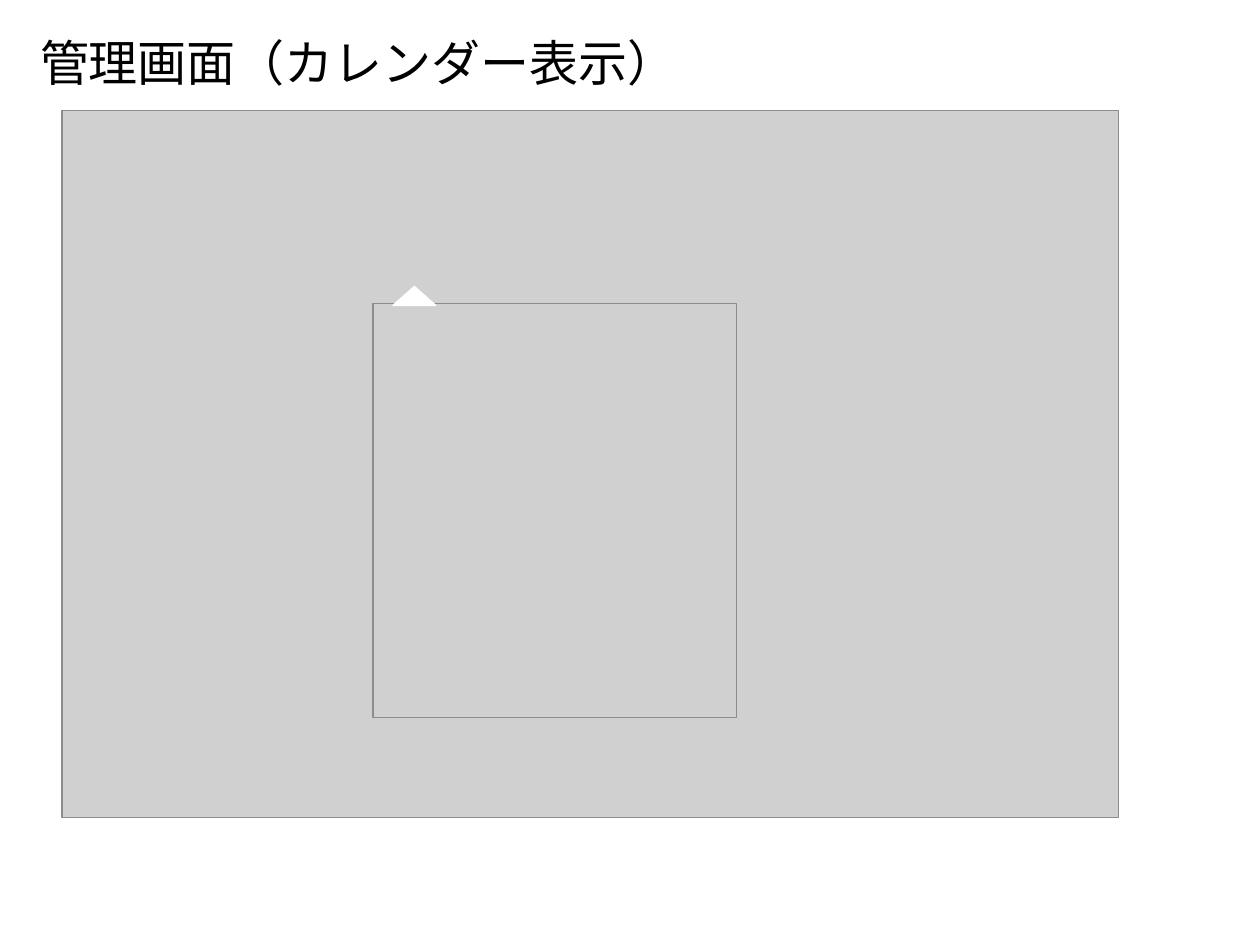
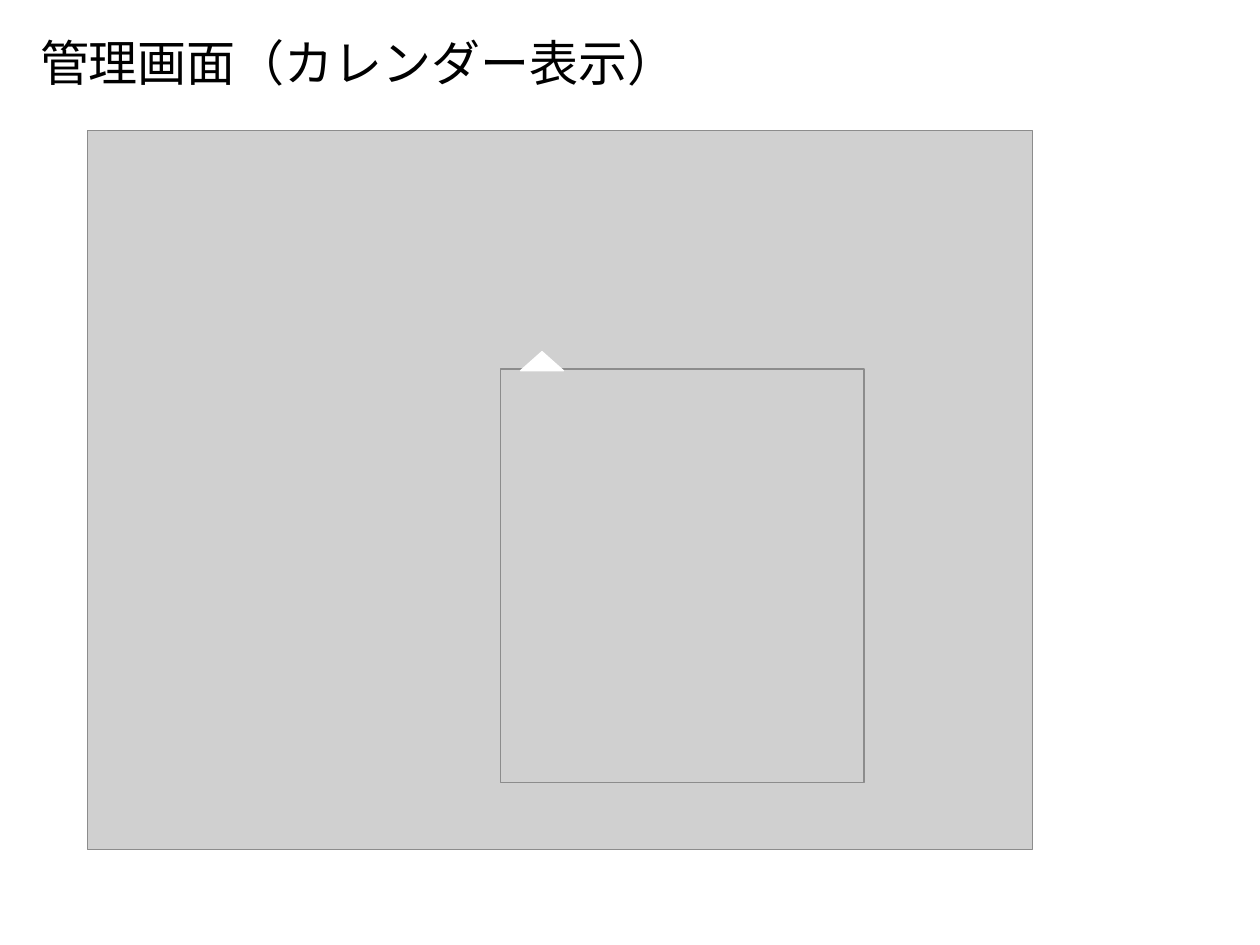
Before and after one commit to Leonis0813/chort, a slide deck: slide 6 of payment_manager/bin/algieba.pptx (slide 5 before the commit). Drawn at 1260x945 pixels with LibreOffice and Linux fonts; fonts in the diff are those of the drawing; grey boxes stand for pictures. Boxes give left, top, right and bottom in pixels: in the first picture for what was removed or moved away, otherwise in the second. Text is boxed around its words. In the diff, an @@ line names an element or a change of style, - is before the commit and + after.

```diff
--- a/payment_manager/bin/algieba.pptx
+++ b/payment_manager/bin/algieba.pptx
@@ picture: place and size @@
-picture at bbox=[62, 111, 1118, 818]
+picture at bbox=[88, 131, 1033, 850]
@@ triangle: place and size @@
-triangle at bbox=[393, 286, 436, 305]
+triangle at bbox=[520, 352, 563, 370]
@@ picture: place and size @@
-picture at bbox=[373, 304, 736, 717]
+picture at bbox=[500, 369, 863, 782]
```
Also in this commit, not shown: 6 other slides changed, 1 slide added, 11 other files.
